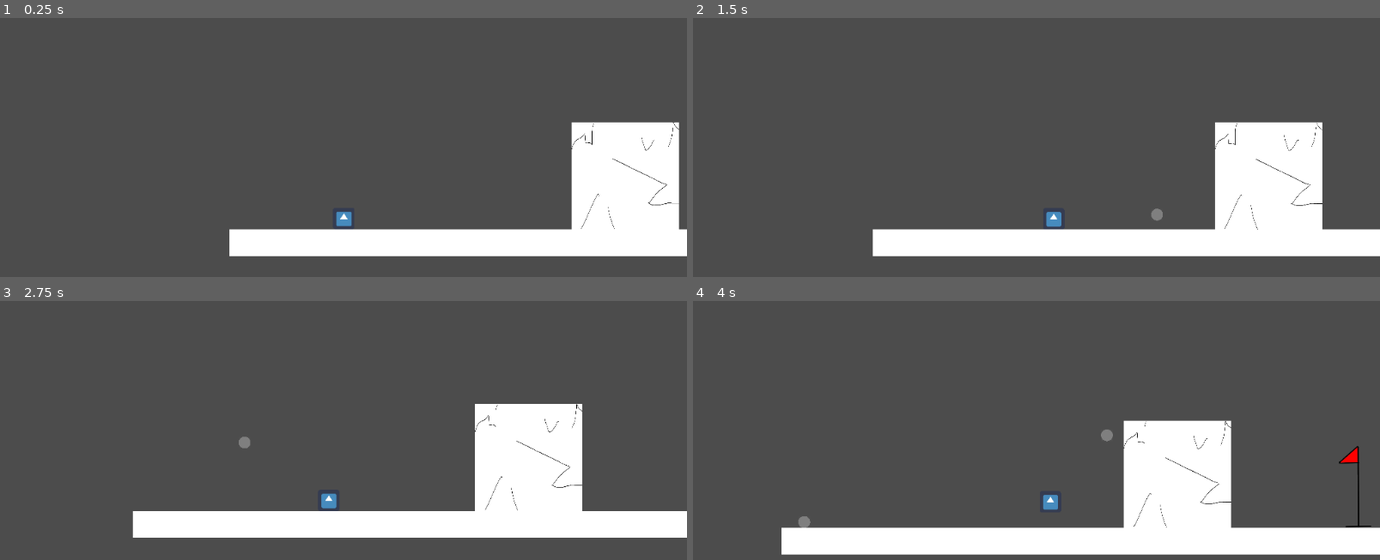
Above: before the commit, frames 1-4 (two rows, left to right).
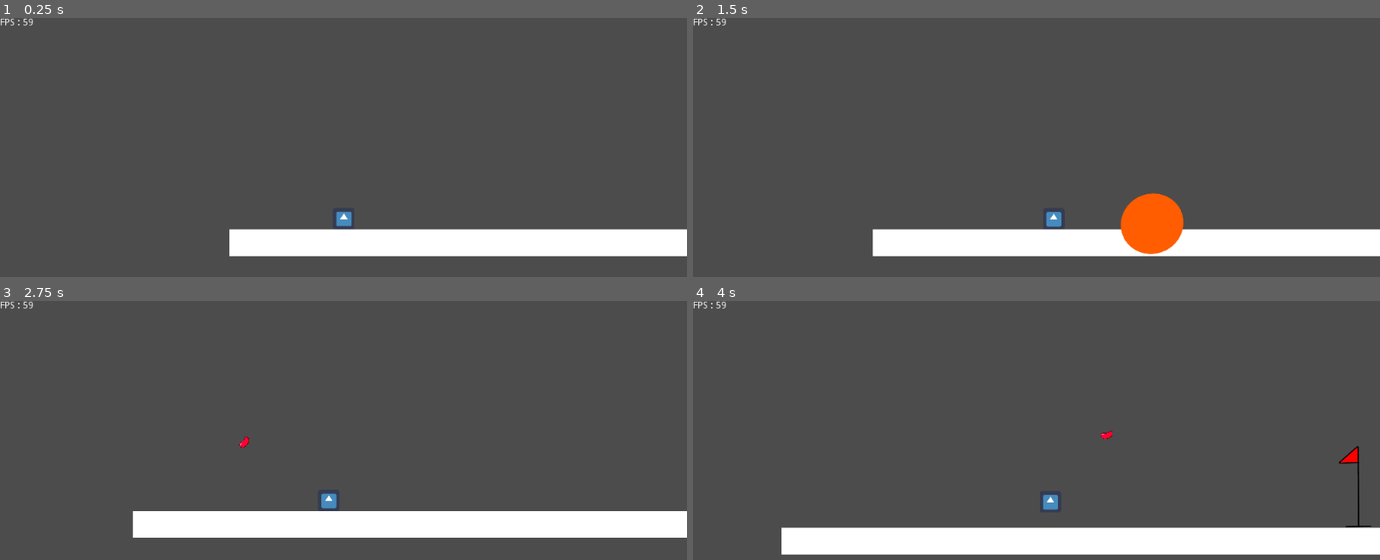
Above: after the commit, the same moments.

Repository: DevTeamVersionControl/SweetDream-Demo
Game: Godot game, scene res://Scenes/Levels/Level1/Level1.tscn
Same seed, same stepped clock (60 frames per second), same inputs: the game is played once before the commit and once after it. Before the commit the project starts from res://Scenes/Levels/Level1.tscn. The engine's default icon, where the game draws it, is replaced by a stand-in: a white triangle on a blue panel in a dark square.
Inputs:
- Up to frame 1 (0.25 s): no input
- Up to frame 2 (1.5 s): hold D (right) from 0.53 s (still down); tap F (shoot) at 0.6, 1.35 s; tap Space (jump) at 0.77 s
- Up to frame 3 (2.75 s): tap Space (jump) at 1.52 s; release D (right) at 2.03 s; hold A (left) from 2.03 s (still down); tap F (shoot) at 2.1 s
- Up to frame 4 (4 s): release A (left) at 2.78 s; hold D (right) from 2.78 s (still down); tap F (shoot) at 2.85, 3.6 s; tap Space (jump) at 3.02, 3.77 s

The runs differ from the first frame. In frame 1, 6.6% of the frame differs, in the area x 0-99%, y 0-82%; in frame 2, 8.3%, in the area x 0-92%, y 0-92%; in frame 3, 6.6%; in frame 4, 6.7%.

Commit message:
Made making new levels easier

Diff:
--- /dev/null
+++ b/Jelly Beans/FPSCounter.gd
@@ -0,0 +1,4 @@
+extends CanvasLayer
+
+func _process(delta):
+	$Label.set_text("FPS : " + String(int(1/delta)))
--- /dev/null
+++ b/Jelly Beans/Scenes/FPSCounter.tscn
@@ -0,0 +1,13 @@
+[gd_scene load_steps=2 format=2]
+
+[ext_resource path="res://FPSCounter.gd" type="Script" id=1]
+
+[node name="FPSCounter" type="CanvasLayer"]
+script = ExtResource( 1 )
+
+[node name="Label" type="Label" parent="."]
+margin_right = 40.0
+margin_bottom = 14.0
+__meta__ = {
+"_edit_use_anchors_": false
+}
--- a/Jelly Beans/Scenes/Jawbreaker.tscn
+++ /dev/null
@@ -1,41 +0,0 @@
-[gd_scene load_steps=5 format=2]
-
-[ext_resource path="res://Assets/art/jawbreaker.png" type="Texture" id=1]
-[ext_resource path="res://src/Jawbreaker.gd" type="Script" id=2]
-
-[sub_resource type="CircleShape2D" id=1]
-radius = 12.6935
-
-[sub_resource type="CircleShape2D" id=2]
-radius = 18.0119
-
-[node name="Jawbreaker" type="KinematicBody2D" groups=[
-"heavy",
-]]
-collision_layer = 0
-collision_mask = 2
-script = ExtResource( 2 )
-__meta__ = {
-"_edit_group_": true
-}
-
-[node name="Sprite" type="Sprite" parent="."]
-scale = Vector2( 0.14, 0.14 )
-texture = ExtResource( 1 )
-
-[node name="CollisionShape2D" type="CollisionShape2D" parent="."]
-scale = Vector2( 1.4, 1.4 )
-shape = SubResource( 1 )
-
-[node name="Area2D" type="Area2D" parent="."]
-collision_layer = 0
-collision_mask = 66
-
-[node name="CollisionShape2D" type="CollisionShape2D" parent="Area2D"]
-shape = SubResource( 2 )
-
-[node name="Timer" type="Timer" parent="."]
-wait_time = 2.0
-
-[connection signal="body_entered" from="Area2D" to="." method="_on_Area2D_body_entered"]
-[connection signal="timeout" from="Timer" to="." method="_on_Timer_timeout"]
--- /dev/null
+++ b/Jelly Beans/Scenes/JellyBean.tscn
@@ -0,0 +1,58 @@
+[gd_scene load_steps=8 format=2]
+
+[ext_resource path="res://src/JellyBean.gd" type="Script" id=1]
+[ext_resource path="res://Assets/art/Animation/1080p_Ammo/1080p_Jelly_Bean_Ammo/Jelly_Bean_Ammo0017.png" type="Texture" id=2]
+[ext_resource path="res://Assets/art/explosion.png" type="Texture" id=3]
+[ext_resource path="res://Assets/art/Animation/1080p_Ammo/1080p_Jelly_Bean_Ammo/Jelly_Bean_Ammo0001.png" type="Texture" id=4]
+
+[sub_resource type="RectangleShape2D" id=3]
+extents = Vector2( 10, 7.85714 )
+
+[sub_resource type="SpriteFrames" id=4]
+animations = [ {
+"frames": [ ExtResource( 4 ), ExtResource( 2 ) ],
+"loop": false,
+"name": "default",
+"speed": 5.0
+} ]
+
+[sub_resource type="CircleShape2D" id=2]
+radius = 18.0119
+
+[node name="JellyBean" type="KinematicBody2D" groups=["heavy"]]
+collision_layer = 0
+collision_mask = 2
+script = ExtResource( 1 )
+__meta__ = {
+"_edit_group_": true
+}
+
+[node name="CollisionShape2D" type="CollisionShape2D" parent="."]
+position = Vector2( 0, -3.57628e-07 )
+scale = Vector2( 1.4, 1.4 )
+shape = SubResource( 3 )
+
+[node name="AnimatedSprite" type="AnimatedSprite" parent="."]
+scale = Vector2( 0.1, 0.1 )
+frames = SubResource( 4 )
+
+[node name="Area2D" type="Area2D" parent="."]
+collision_layer = 0
+collision_mask = 5
+monitoring = false
+monitorable = false
+
+[node name="CollisionShape2D" type="CollisionShape2D" parent="Area2D"]
+scale = Vector2( 5, 5 )
+shape = SubResource( 2 )
+
+[node name="Sprite" type="Sprite" parent="Area2D"]
+visible = false
+scale = Vector2( 0.715579, 0.754663 )
+texture = ExtResource( 3 )
+
+[node name="Timer" type="Timer" parent="."]
+wait_time = 2.0
+
+[connection signal="body_entered" from="Area2D" to="." method="_on_Area2D_body_entered"]
+[connection signal="timeout" from="Timer" to="." method="_on_Timer_timeout"]
--- a/Jelly Beans/Scenes/Levels/Level1.tscn
+++ /dev/null
@@ -1,26 +0,0 @@
-[gd_scene load_steps=5 format=2]
-
-[ext_resource path="res://Scenes/Player.tscn" type="PackedScene" id=1]
-[ext_resource path="res://Scenes/DestructableTerrain.tscn" type="PackedScene" id=2]
-[ext_resource path="res://Scenes/Terrain.tscn" type="PackedScene" id=3]
-[ext_resource path="res://Scenes/LevelSwitch.tscn" type="PackedScene" id=4]
-
-[node name="Main" type="Node"]
-
-[node name="Player" parent="." instance=ExtResource( 1 )]
-position = Vector2( 304, 544 )
-
-[node name="DestructableWall" parent="." instance=ExtResource( 2 )]
-position = Vector2( 640, 496 )
-
-[node name="Terrain" parent="." instance=ExtResource( 3 )]
-position = Vector2( 552, 576 )
-scale = Vector2( 6, 0.25 )
-
-[node name="Terrain2" parent="." instance=ExtResource( 3 )]
-position = Vector2( 920, 304 )
-rotation = 1.5708
-scale = Vector2( 4, 0.25 )
-
-[node name="LevelSwitch" parent="." instance=ExtResource( 4 )]
-position = Vector2( 856, 512 )
--- /dev/null
+++ b/Jelly Beans/Scenes/Levels/Level1/Level1.tscn
@@ -0,0 +1,22 @@
+[gd_scene load_steps=6 format=2]
+
+[ext_resource path="res://Scenes/Terrain.tscn" type="PackedScene" id=1]
+[ext_resource path="res://Scenes/Player.tscn" type="PackedScene" id=2]
+[ext_resource path="res://Scenes/LevelSwitch.tscn" type="PackedScene" id=3]
+[ext_resource path="res://Scenes/FPSCounter.tscn" type="PackedScene" id=4]
+[ext_resource path="res://Scenes/Levels/Level2/Level2.tscn" type="PackedScene" id=5]
+
+[node name="Main" type="Node"]
+
+[node name="Player" parent="." instance=ExtResource( 2 )]
+position = Vector2( 304, 544 )
+
+[node name="Terrain" parent="." instance=ExtResource( 1 )]
+position = Vector2( 552, 576 )
+scale = Vector2( 6, 0.25 )
+
+[node name="LevelSwitch" parent="." instance=ExtResource( 3 )]
+position = Vector2( 856, 512 )
+next_level = ExtResource( 5 )
+
+[node name="FPSCounter" parent="." instance=ExtResource( 4 )]
--- a/Jelly Beans/Scenes/Levels/Level2.tscn
+++ /dev/null
@@ -1,22 +0,0 @@
-[gd_scene load_steps=4 format=2]
-
-[ext_resource path="res://Scenes/Terrain.tscn" type="PackedScene" id=1]
-[ext_resource path="res://Scenes/Player.tscn" type="PackedScene" id=2]
-[ext_resource path="res://Scenes/DestructableTerrain.tscn" type="PackedScene" id=3]
-
-[node name="Main" type="Node"]
-
-[node name="Terrain" parent="." instance=ExtResource( 1 )]
-position = Vector2( 256, 584 )
-scale = Vector2( 4, -0.25 )
-
-[node name="Terrain2" parent="." instance=ExtResource( 1 )]
-position = Vector2( 768, 368 )
-scale = Vector2( 4, -0.25 )
-
-[node name="Player" parent="." instance=ExtResource( 2 )]
-position = Vector2( 48, 552 )
-
-[node name="DestructableTerrain" parent="." instance=ExtResource( 3 )]
-position = Vector2( 448, 512 )
-scale = Vector2( 1, 0.875 )
--- a/Jelly Beans/Scenes/Levels/Level3.tscn
+++ b/Jelly Beans/Scenes/Levels/Level2/Level2.tscn
@@ -2,7 +2,7 @@
 
 [ext_resource path="res://Scenes/Player.tscn" type="PackedScene" id=1]
 [ext_resource path="res://Scenes/Terrain.tscn" type="PackedScene" id=2]
-[ext_resource path="res://src/Level3.gd" type="Script" id=3]
+[ext_resource path="res://Scenes/Levels/Level2/Level2.gd" type="Script" id=3]
 
 [node name="Level3" type="Node"]
 script = ExtResource( 3 )
--- a/Jelly Beans/Scenes/Player.tscn
+++ b/Jelly Beans/Scenes/Player.tscn
@@ -17,9 +17,7 @@
 [sub_resource type="RectangleShape2D" id=3]
 extents = Vector2( 25, 28 )
 
-[node name="Player" type="KinematicBody2D" groups=[
-"player",
-]]
+[node name="Player" type="KinematicBody2D" groups=["player"]]
 position = Vector2( 487, 292 )
 scale = Vector2( 0.4, 0.4 )
 script = ExtResource( 2 )
--- a/Jelly Beans/project.godot
+++ b/Jelly Beans/project.godot
@@ -11,41 +11,46 @@
 [application]
 
 config/name="Jelly Beans"
-run/main_scene="res://Scenes/Levels/Level1.tscn"
+run/main_scene="res://Scenes/Levels/Level1/Level1.tscn"
 config/icon="res://icon.png"
 
 [input]
 
 right={
 "deadzone": 0.5,
-"events": [ Object(InputEventKey,"resource_local_to_scene":false,"resource_name":"","device":0,"alt":false,"shift":false,"control":false,"meta":false,"command":false,"pressed":false,"scancode":68,"unicode":0,"echo":false,"script":null)
-, Object(InputEventKey,"resource_local_to_scene":false,"resource_name":"","device":0,"alt":false,"shift":false,"control":false,"meta":false,"command":false,"pressed":false,"scancode":16777233,"unicode":0,"echo":false,"script":null)
+"events": [ Object(InputEventKey,"resource_local_to_scene":false,"resource_name":"","device":0,"alt":false,"shift":false,"control":false,"meta":false,"command":false,"pressed":false,"scancode":68,"physical_scancode":0,"unicode":0,"echo":false,"script":null)
+, Object(InputEventKey,"resource_local_to_scene":false,"resource_name":"","device":0,"alt":false,"shift":false,"control":false,"meta":false,"command":false,"pressed":false,"scancode":16777233,"physical_scancode":0,"unicode":0,"echo":false,"script":null)
  ]
 }
 left={
 "deadzone": 0.5,
-"events": [ Object(InputEventKey,"resource_local_to_scene":false,"resource_name":"","device":0,"alt":false,"shift":false,"control":false,"meta":false,"command":false,"pressed":false,"scancode":65,"unicode":0,"echo":false,"script":null)
-, Object(InputEventKey,"resource_local_to_scene":false,"resource_name":"","device":0,"alt":false,"shift":false,"control":false,"meta":false,"command":false,"pressed":false,"scancode":16777231,"unicode":0,"echo":false,"script":null)
+"events": [ Object(InputEventKey,"resource_local_to_scene":false,"resource_name":"","device":0,"alt":false,"shift":false,"control":false,"meta":false,"command":false,"pressed":false,"scancode":65,"physical_scancode":0,"unicode":0,"echo":false,"script":null)
+, Object(InputEventKey,"resource_local_to_scene":false,"resource_name":"","device":0,"alt":false,"shift":false,"control":false,"meta":false,"command":false,"pressed":false,"scancode":16777231,"physical_scancode":0,"unicode":0,"echo":false,"script":null)
  ]
 }
 jump={
 "deadzone": 0.5,
-"events": [ Object(InputEventKey,"resource_local_to_scene":false,"resource_name":"","device":0,"alt":false,"shift":false,"control":false,"meta":false,"command":false,"pressed":false,"scancode":32,"unicode":0,"echo":false,"script":null)
+"events": [ Object(InputEventKey,"resource_local_to_scene":false,"resource_name":"","device":0,"alt":false,"shift":false,"control":false,"meta":false,"command":false,"pressed":false,"scancode":32,"physical_scancode":0,"unicode":0,"echo":false,"script":null)
  ]
 }
 shoot={
 "deadzone": 0.5,
-"events": [ Object(InputEventKey,"resource_local_to_scene":false,"resource_name":"","device":0,"alt":false,"shift":false,"control":false,"meta":false,"command":false,"pressed":false,"scancode":70,"unicode":0,"echo":false,"script":null)
+"events": [ Object(InputEventKey,"resource_local_to_scene":false,"resource_name":"","device":0,"alt":false,"shift":false,"control":false,"meta":false,"command":false,"pressed":false,"scancode":70,"physical_scancode":0,"unicode":0,"echo":false,"script":null)
  ]
 }
 up={
 "deadzone": 0.5,
-"events": [ Object(InputEventKey,"resource_local_to_scene":false,"resource_name":"","device":0,"alt":false,"shift":false,"control":false,"meta":false,"command":false,"pressed":false,"scancode":16777232,"unicode":0,"echo":false,"script":null)
+"events": [ Object(InputEventKey,"resource_local_to_scene":false,"resource_name":"","device":0,"alt":false,"shift":false,"control":false,"meta":false,"command":false,"pressed":false,"scancode":16777232,"physical_scancode":0,"unicode":0,"echo":false,"script":null)
  ]
 }
 down={
 "deadzone": 0.5,
-"events": [ Object(InputEventKey,"resource_local_to_scene":false,"resource_name":"","device":0,"alt":false,"shift":false,"control":false,"meta":false,"command":false,"pressed":false,"scancode":16777234,"unicode":0,"echo":false,"script":null)
+"events": [ Object(InputEventKey,"resource_local_to_scene":false,"resource_name":"","device":0,"alt":false,"shift":false,"control":false,"meta":false,"command":false,"pressed":false,"scancode":16777234,"physical_scancode":0,"unicode":0,"echo":false,"script":null)
+ ]
+}
+quit_game={
+"deadzone": 0.5,
+"events": [ Object(InputEventKey,"resource_local_to_scene":false,"resource_name":"","device":0,"alt":false,"shift":false,"control":false,"meta":false,"command":false,"pressed":false,"scancode":16777217,"physical_scancode":0,"unicode":0,"echo":false,"script":null)
  ]
 }
 
--- a/Jelly Beans/src/Jawbreaker.gd
+++ /dev/null
@@ -1,31 +0,0 @@
-extends KinematicBody2D
-
-const THROW_VELOCITY = Vector2(15,80)
-const PIXELS_PER_METER = 16
-const GRAVITY = 9.8 * 8
-const COOLDOWN = 1
-
-var velocity = Vector2.ZERO
-
-func _physics_process(delta):
-	velocity.y += GRAVITY * delta
-	var collision = move_and_collide(velocity*delta*PIXELS_PER_METER)
-	if collision != null:
-		_on_inpact(collision.normal)
-
-func launch(direction):
-	velocity = THROW_VELOCITY * direction
-	$Timer.start()
-func _on_inpact(normal):
-	velocity = velocity.bounce(normal)
-	velocity *= 0.5
-
-
-
-func _on_Area2D_body_entered(body):
-	if body.is_in_group("destructable"):
-		body.disappear()
-
-
-func _on_Timer_timeout():
-	queue_free()
--- /dev/null
+++ b/Jelly Beans/src/JellyBean.gd
@@ -0,0 +1,52 @@
+extends KinematicBody2D
+
+const THROW_VELOCITY = Vector2(15,80)
+const PIXELS_PER_METER = 16
+const GRAVITY = 9.8 * 8
+const COOLDOWN = 1
+
+export var strech_speed = 60
+
+var velocity = Vector2.ZERO
+var can_move := true
+
+func _physics_process(delta):
+	if can_move:
+		velocity.y += GRAVITY * delta
+		if velocity.x > 0:
+			rotation = velocity.angle()
+		else:
+			rotation = PI + velocity.angle()
+		if velocity.length() < strech_speed:
+			$AnimatedSprite.frame = 0
+		else:
+			$AnimatedSprite.frame = 1
+		var collision = move_and_collide(velocity*delta*PIXELS_PER_METER)
+		if collision != null:
+			explode()
+
+func launch(direction):
+	velocity = THROW_VELOCITY * direction
+	$Timer.start()
+func _on_inpact(normal):
+	velocity = velocity.bounce(normal)
+	velocity *= 0.5
+
+func explode():
+	can_move = false
+	$Area2D.monitorable = true
+	$Area2D.monitoring = true
+	$Area2D/Sprite.visible = true
+	$AnimatedSprite.visible = false
+	yield(get_tree().create_timer(0.2), "timeout")
+	$Area2D/Sprite.visible = false
+	queue_free()
+
+func _on_Area2D_body_entered(body):
+	if body.is_in_group("destructable"):
+		body.disappear()
+	if body.is_in_group("enemy"):
+		body.take_damage(5)
+		body.motion = (body.global_position - global_position) * 2
+	if body.is_in_group("player"):
+		body.motion = (body.global_position - global_position) * 2
--- a/Jelly Beans/src/LevelSwitch.gd
+++ b/Jelly Beans/src/LevelSwitch.gd
@@ -1,6 +1,6 @@
 extends Area2D
 
-var next_level = preload("res://Scenes/Levels/Level2.tscn")
+export var next_level:PackedScene
 
 
 func _on_LevelSwitch_body_entered(body):
--- a/Jelly Beans/src/Player.gd
+++ b/Jelly Beans/src/Player.gd
@@ -3,14 +3,14 @@
 
 const PIXELS_PER_METER = 16
 const UP = Vector2(0,-1)
-const GRAVITY = 9.8
-const MAX_FALL_SPEED = 12.5
-const MAX_SPEED = 7
-const JUMP_FORCE = 50
-const ACCEL = 1.25
+export var GRAVITY = 9.8
+export var MAX_FALL_SPEED = 12.5
+export var MAX_SPEED = 7
+export var JUMP_FORCE = 50
+export var ACCEL = 1.25
 var facing = Vector2()
 var bullet_direction = Vector2()
-var jawbreaker = preload("res://Scenes/Jawbreaker.tscn")
+var jelly_bean = preload("res://Scenes/JellyBean.tscn")
 var can_shoot = true
 var screen_size
 
@@ -22,8 +22,10 @@
 func _physics_process(_delta):
 
 	if(Input.is_action_just_pressed("shoot")):
-		shoot(jawbreaker)
+		shoot(jelly_bean)
 
+	if Input.is_action_just_pressed("quit_game"):
+		get_tree().quit()
 
 	motion.y += GRAVITY
 
Binary file added: Jelly Beans/Assets/art/Animation/1080p_Ammo/1080p_Candy_Corn_Ammo/Candy_Corn_Ammo0001.png
Not shown, added: Jelly Beans/Assets/art/Animation/1080p_Ammo/1080p_Candy_Corn_Ammo/Candy_Corn_Ammo0001.png.import
Binary file added: Jelly Beans/Assets/art/Animation/1080p_Ammo/1080p_Candy_Corn_Ammo/Candy_Corn_Ammo0019.png
Not shown, added: Jelly Beans/Assets/art/Animation/1080p_Ammo/1080p_Candy_Corn_Ammo/Candy_Corn_Ammo0019.png.import
Binary file added: Jelly Beans/Assets/art/Animation/1080p_Ammo/1080p_Jaw_Breaker_Ammo/Ammo0001.png
Not shown, added: Jelly Beans/Assets/art/Animation/1080p_Ammo/1080p_Jaw_Breaker_Ammo/Ammo0001.png.import
Binary file added: Jelly Beans/Assets/art/Animation/1080p_Ammo/1080p_Jaw_Breaker_Ammo/Ammo0020.png
Not shown, added: Jelly Beans/Assets/art/Animation/1080p_Ammo/1080p_Jaw_Breaker_Ammo/Ammo0020.png.import
Binary file added: Jelly Beans/Assets/art/Animation/1080p_Ammo/1080p_Jello_Ammo/Jello_Ammo0001.png
Not shown, added: Jelly Beans/Assets/art/Animation/1080p_Ammo/1080p_Jello_Ammo/Jello_Ammo0001.png.import
Binary file added: Jelly Beans/Assets/art/Animation/1080p_Ammo/1080p_Jello_Ammo/Jello_Ammo0004.png
Not shown, added: Jelly Beans/Assets/art/Animation/1080p_Ammo/1080p_Jello_Ammo/Jello_Ammo0004.png.import
(and 96 more such lines)
